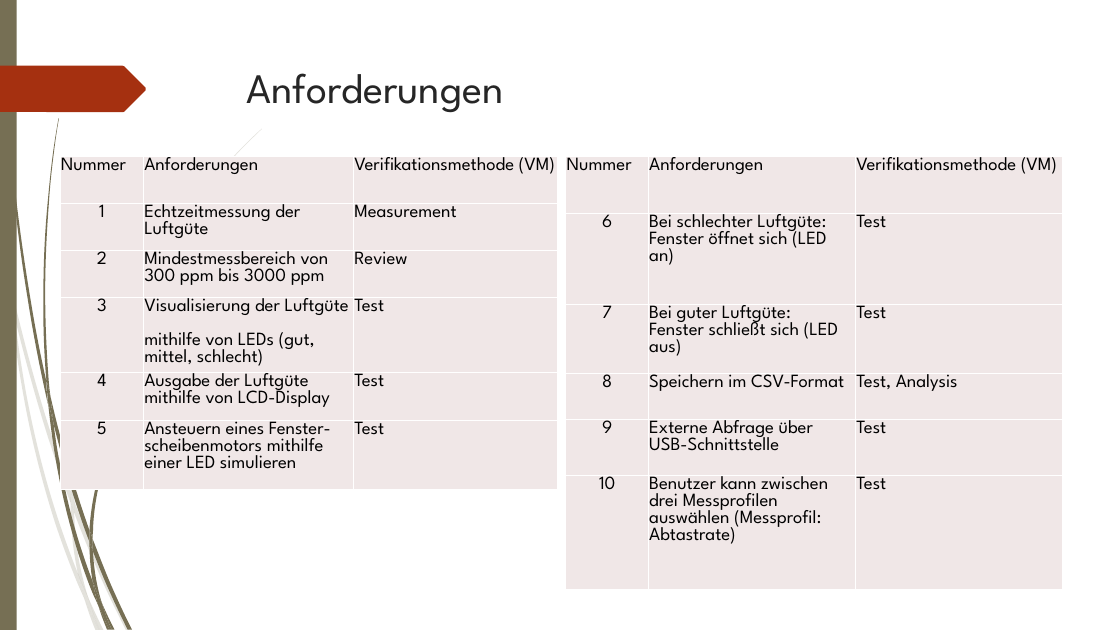
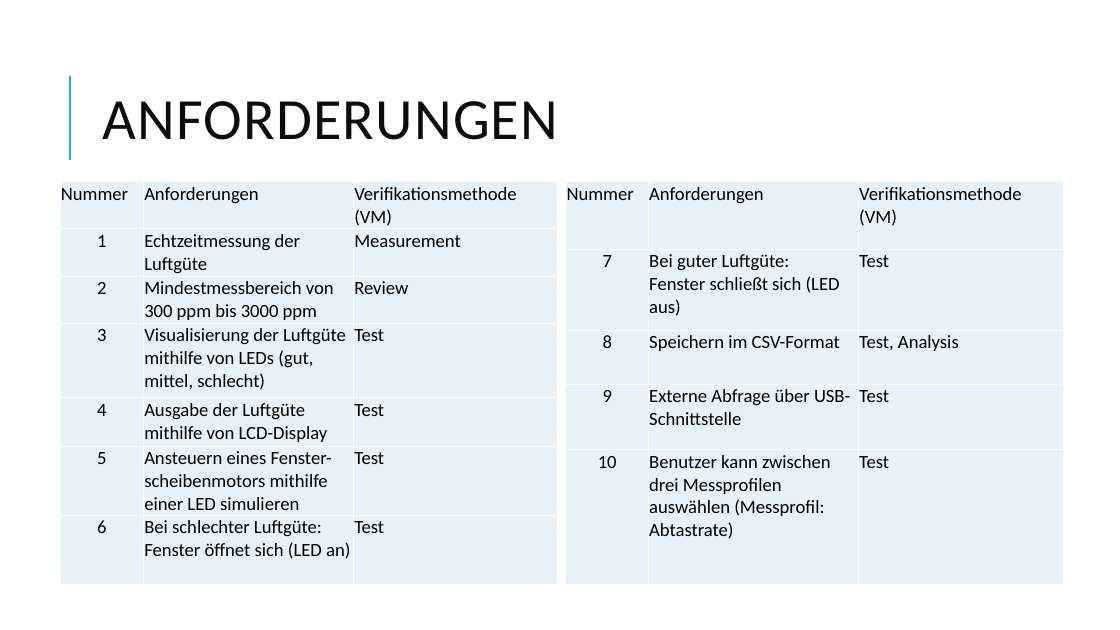
Before and after one commit to johannesdhbw/MC_Projekt, a slide deck: slide 4 of Präsentation/Microcomputertechnik.pptx. Drawn at 1120x630 pixels with LibreOffice and Linux fonts; fonts in the diff are those of the drawing. Boxes give left, top, right and bottom in pixels: in the first picture for what was removed or moved away, otherwise in the second. Text is boxed around its words. In the diff, an @@ line names an element or a change of style, - is before the commit and + after.

```diff
--- a/Präsentation/Microcomputertechnik.pptx
+++ b/Präsentation/Microcomputertechnik.pptx
@@ rectangle removed at (0,0,17,630) @@
@@ title "ANFORDERUNGEN" at (102,101,558,140): vertical alignment top to middle @@
@@ freeform shape removed at (0,66,146,112) @@
@@ line added from (70, 160) to (70, 76), #1CADE4 1.5 pt @@
@@ title at (102,101,558,140): text changed; size 36 to 50 pt; font League Spartan to Calibri; text colour #262626 to #0D0D0D @@
-Anforderungen
+ANFORDERUNGEN
@@ table at (60,181,557,584) @@
+row 7: 6 | Bei schlechter Luftgüte: Fenster öffnet sich (LED an) | Test
@@ table: place and size @@
-table at (60,156,557,590)
+table at (60,181,557,584)
@@ table at (566,181,1064,584) @@
-row 2: 6 | Bei schlechter Luftgüte: Fenster öffnet sich (LED an) | Test
@@ table: place and size @@
-table at (566,156,1064,590)
+table at (566,181,1064,584)
@@ group removed at (0,129,262,630): 10 freeform shapes @@
@@ group removed at (3,0,218,630): 12 freeform shapes @@
```
Also in this commit, not shown: 10 other slides changed, 1 slide added, 4 other files.
